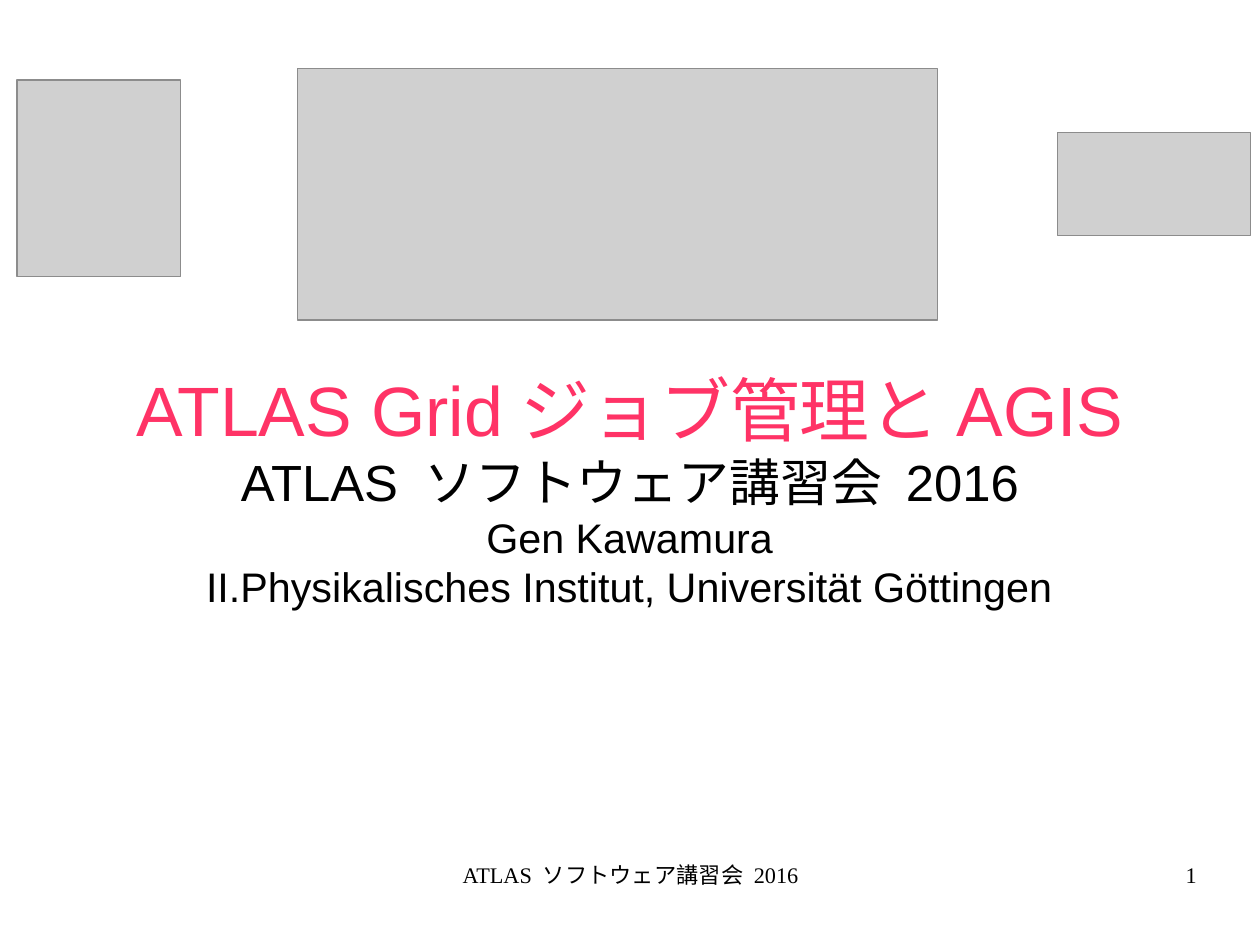
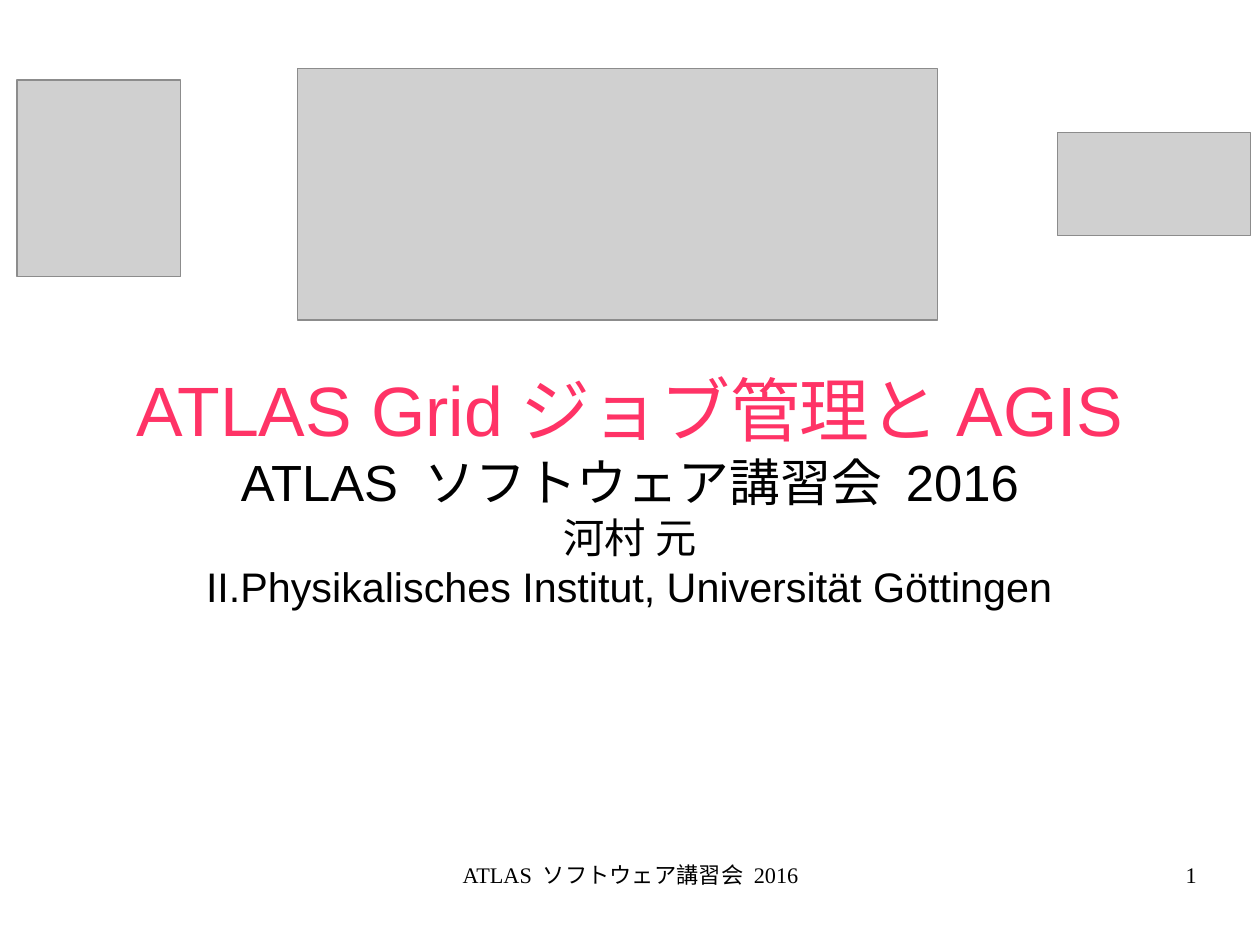
Before and after one commit to GenKawamura/2016-ATLAS-Japan-computing-tutorial, a slide deck: slide 1 of slides/odp/job_management.odp. Drawn at 1260x945 pixels with LibreOffice and Linux fonts; fonts in the diff are those of the drawing; grey boxes stand for pictures; background and template pictures are left out. Boxes give left, top, right and bottom in pixels: in the first picture for what was removed or moved away, otherwise in the second. Text is boxed around its words. In the diff, an @@ line names an element or a change of style, - is before the commit and + after.

```diff
--- a/slides/odp/job_management.odp
+++ b/slides/odp/job_management.odp
@@ subtitle at box(563, 518, 696, 557): text changed @@
-Gen Kawamura
+河村 元
```
Also in this commit, not shown: 1 slide added, 3 slides removed, 10 other files.
